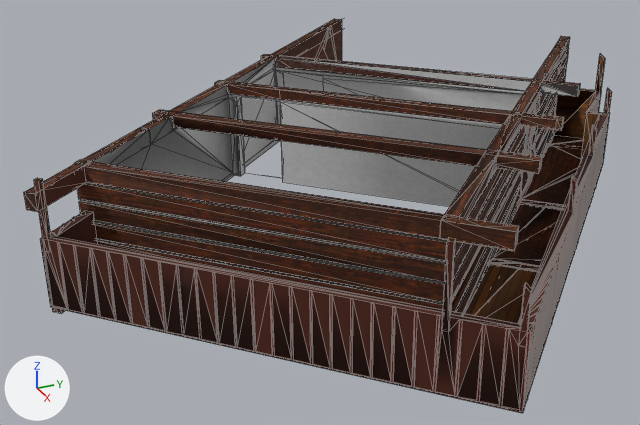
A saved change to the COLLADA model dae/steny_1_patro.dae.
The view is the same before and after, from a camera (50 mm lens) standing at (16.45, -12.94, 9.92) and looking at (2.58, -6.7, 2.99). Every picture has the same lights, and +X, +Y and +Z are marked at lower left. Mesh edges are drawn as thin lines. Where no turn or scale is listed for an object, it has been applied to the vertices. Vertices at the same position are counted once.

Objects in the first picture: 'SketchUp', 'instance_0'.
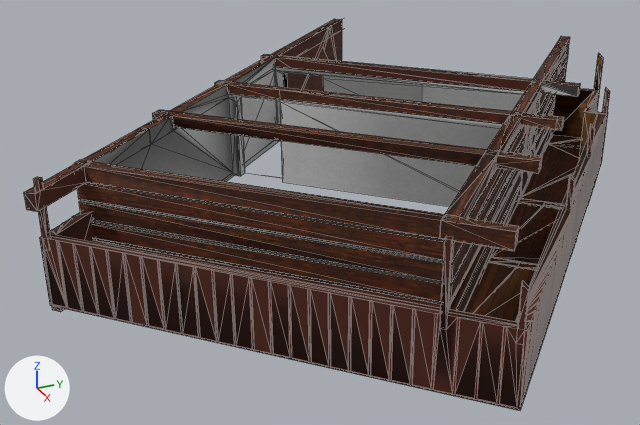
What differs and where, as boxes [x1, y1, x2, y2] in the pictures (640 x 425 px; the box of a moved part takes in the faces that stretch with it):
'SketchUp', reshaped: before [24, 19, 580, 313]; after [24, 19, 580, 312]
'instance_0', reshaped, moved: before [34, 54, 612, 413]; after [34, 54, 610, 410]
part 1 of me_sketchup, moved or reshaped: before [233, 43, 531, 111]; after [233, 43, 531, 141]
part 2 of me_instance_0, moved or reshaped: before [58, 203, 564, 354]; after [57, 202, 562, 353]

Patch to the scene script:
```diff
--- a/dae/steny_1_patro.dae.py
+++ b/dae/steny_1_patro.dae.py
@@ me_sketchup @@
 # used by ob_sketchup; location = (0.0, 0.0, 0.0)
-me_sketchup.from_pydata(...)  # 866 vertices, 1790 faces; spans x -4.47..8.37, y -12.04..0.74, z 2.93..5.12
+me_sketchup.from_pydata(...)  # 858 vertices, 1771 faces; spans x -4.47..8.37, y -12.04..0.74, z 2.93..5.12
+# me_sketchup part 1
+# 8 vertices are removed from x -1.16..-0.61, y -6.14..-5.72, z 3.15..5.05
+# 59 faces are deleted
+# 17 new faces join them, mat_cladding_stucco_white (picture img_cladding_stucco_white_jpg)
+# 12 new faces join them, mat_wood_lumber_buttjoined (picture img_wood_lumber_buttjoined_jpg)
+# 4 new faces join them, mat_material (white #ffffff)
+# 5 new faces join them, mat_wood_lumber_buttjoined_1 (brown #4b1b07)
+# 2 new faces join them, mat_material_5 (picture img_material_5_jpg)
 me_sketchup.materials.append(mat_cladding_stucco_white)
@@ me_instance_0 @@
 # used by ob_instance_0; location = (-2.85, -4.42, 2.98)
-me_instance_0.from_pydata(...)  # 1022 vertices, 2282 faces; spans x 4.17..12.28, y -7.49..4.69, z 0.06..2.38
+me_instance_0.from_pydata(...)  # 1021 vertices, 2258 faces; spans x 4.17..12.28, y -7.49..4.69, z 0.06..2.38
+# me_instance_0 part 2
+# 1 vertex is removed from x 7.4, y 1.37, z 0.26
+# 87 faces are deleted
+# 16 new faces join them, mat_modern_siding (picture img_modern_siding_jpg)
+# 25 new faces join them, mat_wood_lumber_buttjoined_1 (brown #4b1b07)
+# 16 new faces join them, mat_color_b08_1 (brown #661900)
+# 6 new faces join them, mat_wood_lumber_buttjoined (picture img_wood_lumber_buttjoined_jpg)
 me_instance_0.materials.append(mat_modern_siding)
@@ ob_instance_0 @@
 ob_instance_0 = bpy.data.objects.new('instance_0', me_instance_0)
-ob_instance_0.location = (-2.85, -4.42, 2.98)
+ob_instance_0.location = (-2.9, -4.42, 2.98)
```
